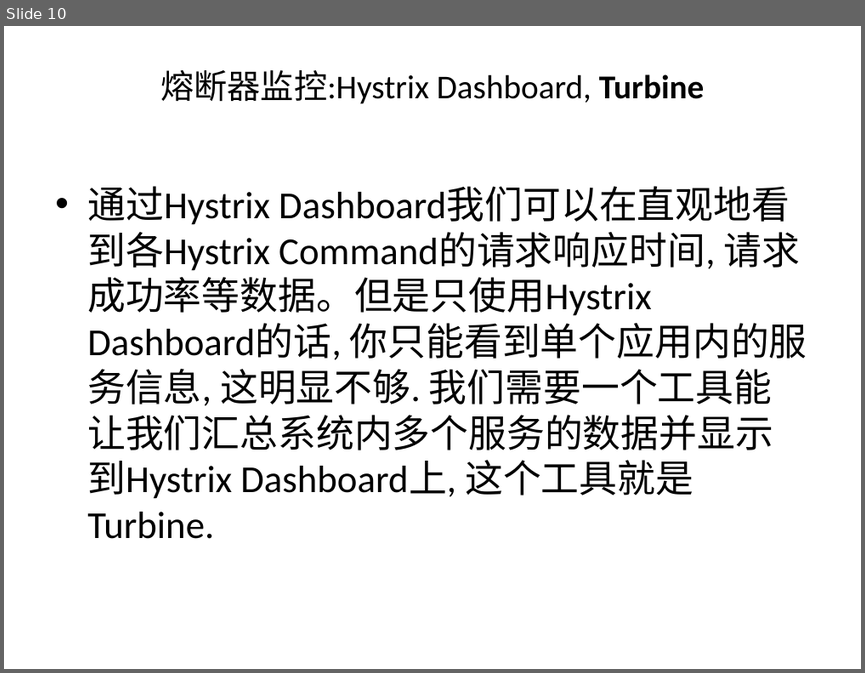
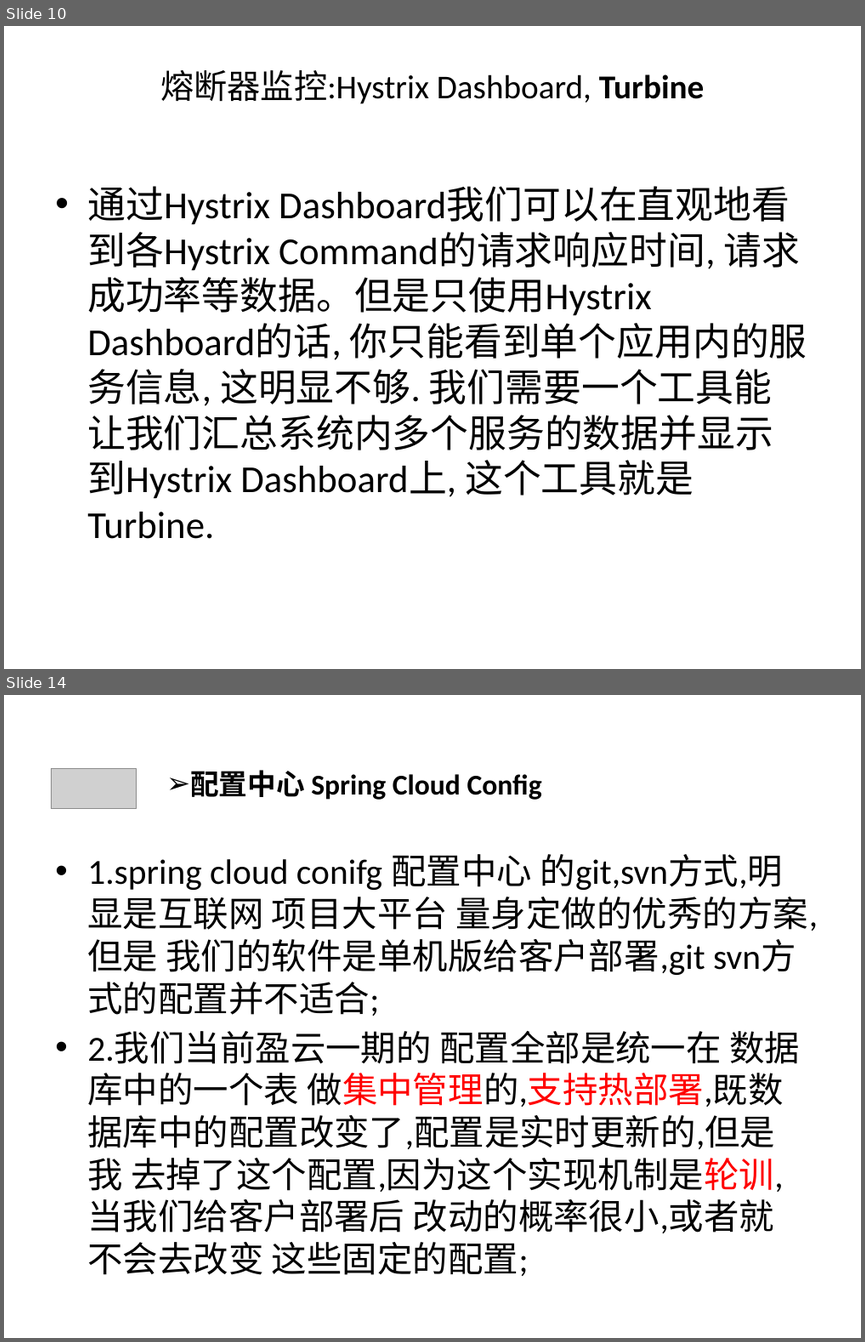
Before and after one commit to qbkken/spring_cloud, a slide deck: spring_cloud.ppt. Shown one above the other, each under a label of ours: slide 10 before the commit, slides 10 and 14 after it; the slides between them are not shown. The pictures are 865x673 and 865x1342 pixels, drawn with LibreOffice and Linux fonts; fonts in the diff are those of the drawing; grey boxes stand for pictures. Boxes give left, top, right and bottom in pixels: in the first picture for what was removed or moved away, otherwise in the second. Text is boxed around its words. In the diff, an @@ line names an element or a change of style, - is before the commit and + after.

Commit message:
config

```diff
--- a/spring_cloud.ppt
+++ b/spring_cloud.ppt
@@ slide 14 added at [4, 695, 861, 1338], background #CCE8CF @@
@@ picture added at [51, 769, 137, 809] @@
@@ text added at [190, 770, 542, 800], 24 pt, text #000000, bold @@
+➢ 配置中心 Spring Cloud Config
@@ text added at [87, 854, 817, 1276], 29.6 pt, text #000000 @@
+• 1.spring cloud conifg 配置中心 的git,svn方式,明显是互联网 项目大平台 量身定做的优秀的方案,但是 我们的软件是单机版给客户部署,git svn方式的配置并不适合;
+• 2.我们当前盈云一期的 配置全部是统一在 数据库中的一个表 做集中管理的,支持热部署,既数据库中的配置改变了,配置是实时更新的,但是 我 去掉了这个配置,因为这个实现机制是轮训,当我们给客户部署后 改动的概率很小,或者就不会去改变 这些固定的配置;
```
Also in this commit, not shown: 1 slide changed, 2 other slides added, 4 other files.
